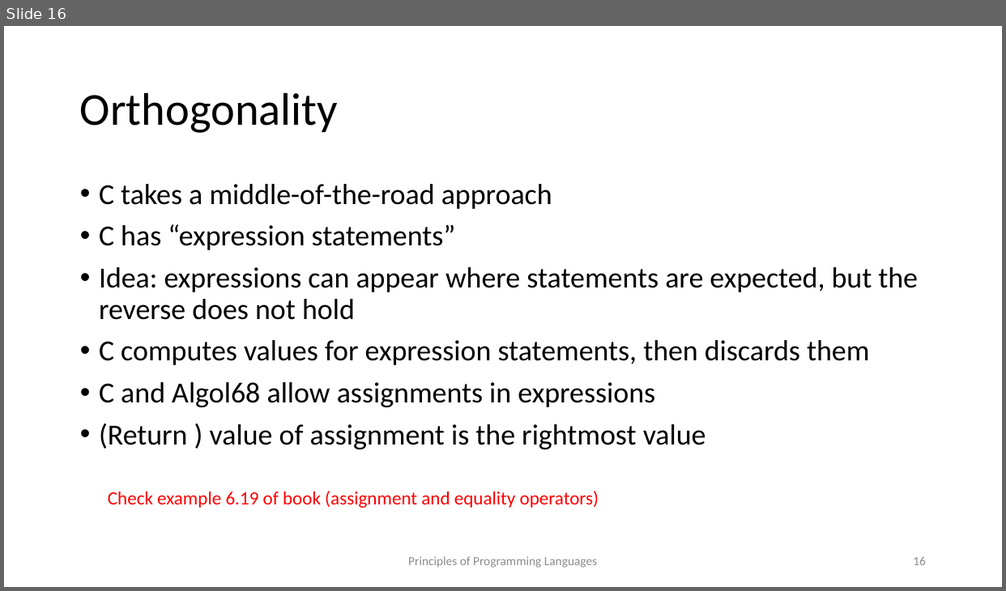
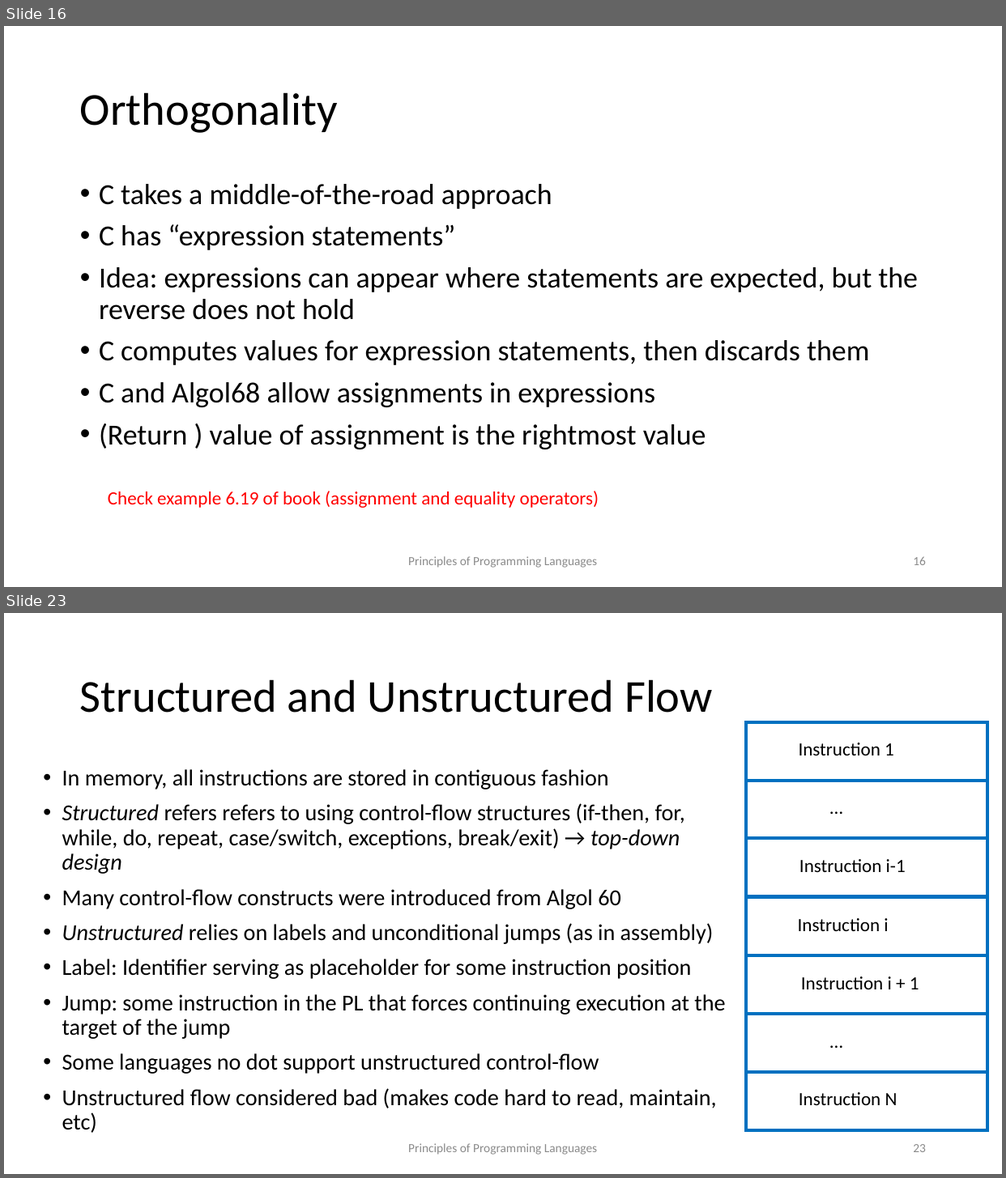
Before and after one commit to kongm/pl-design, a slide deck: control-flow.pptx. Shown one above the other, each under a label of ours: slide 16 before the commit, slides 16 and 23 after it; the slides between them are not shown. The pictures are 1006x591 and 1006x1178 pixels, drawn with LibreOffice and Linux fonts; fonts in the diff are those of the drawing. Boxes give left, top, right and bottom in pixels: in the first picture for what was removed or moved away, otherwise in the second. Text is boxed around its words. In the diff, an @@ line names an element or a change of style, - is before the commit and + after.

```diff
--- a/control-flow.pptx
+++ b/control-flow.pptx
@@ slide 23 added at <box>4,613,1002,1174</box>, background #FFFFFF @@
@@ title added at <box>80,679,713,713</box>, 44 pt, text #000000 @@
+Structured and Unstructured Flow
@@ rectangle added at <box>746,722,987,781</box>, outline #0070C0 3 pt @@
@@ text added at <box>799,743,894,756</box>, 18 pt, text #000000 @@
+Instruction 1
@@ text added at <box>62,769,725,1133</box>, 22 pt, text #000000 @@
+• In memory, all instructions are stored in contiguous fashion
+• Structured refers refers to using control-flow structures (if-then, for, while, do, repeat, case/switch, exceptions, break/exit) → top-down design
+• Many control-flow constructs were introduced from Algol 60
+• Unstructured relies on labels and unconditional jumps (as in assembly)
+• Label: Identifier serving as placeholder for some instruction position
+• Jump: some instruction in the PL that forces continuing execution at the target of the jump
+• Some languages no dot support unstructured control-flow
+• Unstructured flow considered bad (makes code hard to read, maintain, etc)
@@ rectangle added at <box>746,781,987,839</box>, outline #0070C0 3 pt @@
@@ text added at <box>823,792,850,822</box>, 18 pt, text #000000 @@
+…
@@ rectangle added at <box>746,838,987,897</box>, outline #0070C0 3 pt @@
@@ text added at <box>799,859,906,872</box>, 18 pt, text #000000 @@
+Instruction i-1
@@ rectangle added at <box>746,897,987,956</box>, outline #0070C0 3 pt @@
@@ text added at <box>798,918,888,931</box>, 18 pt, text #000000 @@
+Instruction i
@@ rectangle added at <box>746,956,987,1014</box>, outline #0070C0 3 pt @@
@@ text added at <box>801,977,919,990</box>, 18 pt, text #000000 @@
+Instruction i + 1
@@ rectangle added at <box>746,1014,987,1072</box>, outline #0070C0 3 pt @@
@@ text added at <box>823,1025,850,1055</box>, 18 pt, text #000000 @@
+…
@@ rectangle added at <box>746,1072,987,1131</box>, outline #0070C0 3 pt @@
@@ text added at <box>799,1093,897,1105</box>, 18 pt, text #000000 @@
+Instruction N
@@ text added at <box>408,1144,597,1155</box>, 12 pt, text #8C8C8C @@
+Principles of Programming Languages
@@ page number added at <box>913,1144,926,1152</box>, 12 pt, text #8C8C8C @@
+23
```
Also in this commit, not shown: 12 other slides added, 1 other file.
